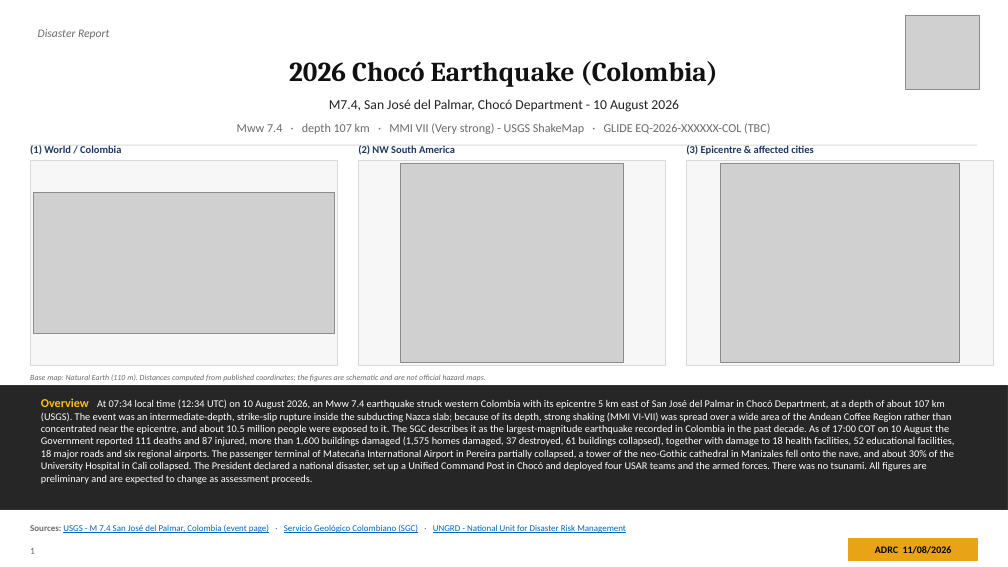
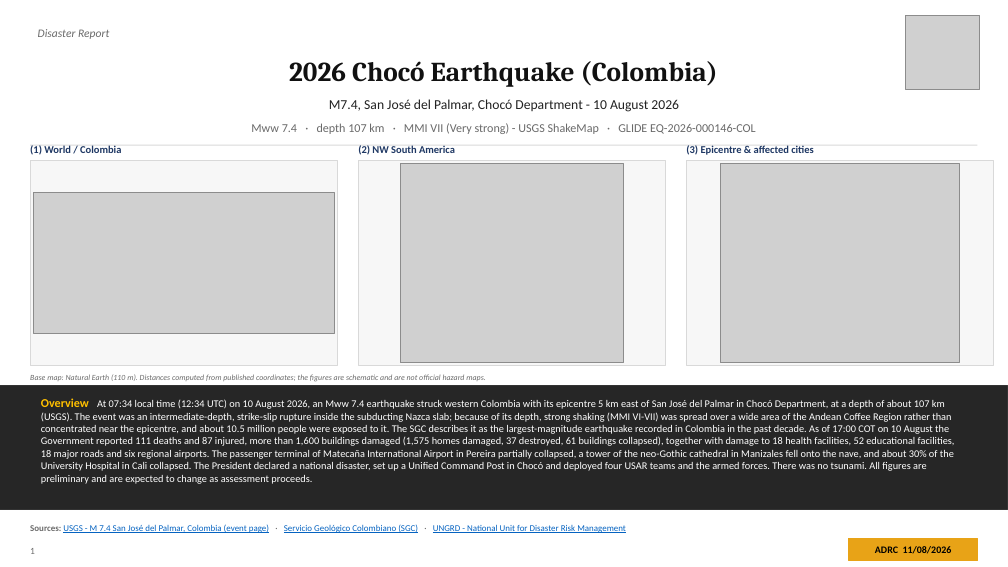
Before and after one commit to kochobi-max/whatsmap, a slide deck: slide 1 of reports/colombia_eq_20260810/output/ADRC_EQ_COL_Choco_20260810_EN.pptx. Drawn at 1008x567 pixels with LibreOffice and Linux fonts; fonts in the diff are those of the drawing; grey boxes stand for pictures. Boxes give left, top, right and bottom in pixels: in the first picture for what was removed or moved away, otherwise in the second. Text is boxed around its words. In the diff, an @@ line names an element or a change of style, - is before the commit and + after.

```diff
--- a/reports/colombia_eq_20260810/output/ADRC_EQ_COL_Choco_20260810_EN.pptx
+++ b/reports/colombia_eq_20260810/output/ADRC_EQ_COL_Choco_20260810_EN.pptx
@@ text at (251,123,756,134): text changed @@
-Mww 7.4 · depth 107 km · MMI VII (Very strong) - USGS ShakeMap · GLIDE EQ-2026-XXXXXX-COL (TBC)
+Mww 7.4 · depth 107 km · MMI VII (Very strong) - USGS ShakeMap · GLIDE EQ-2026-000146-COL
```
Also in this commit, not shown: 3 other slides changed, 9 other files.
